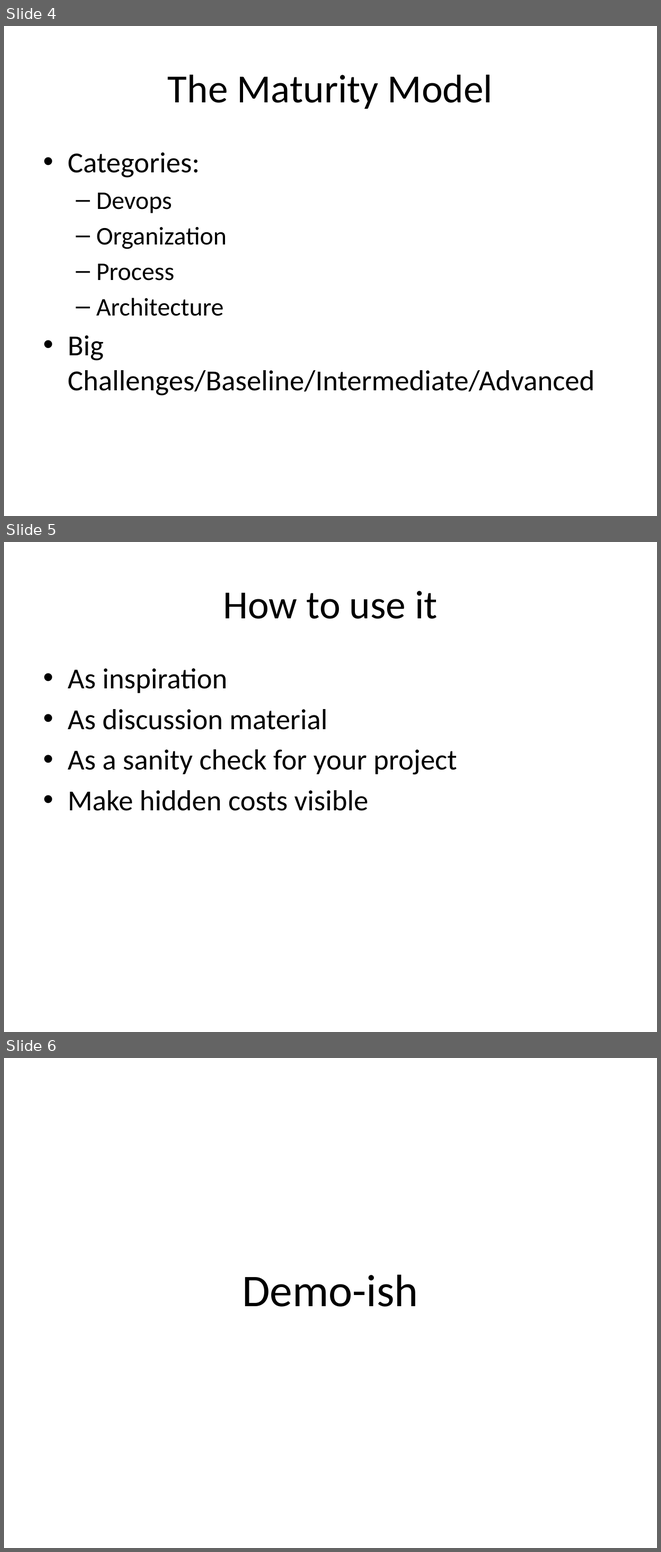
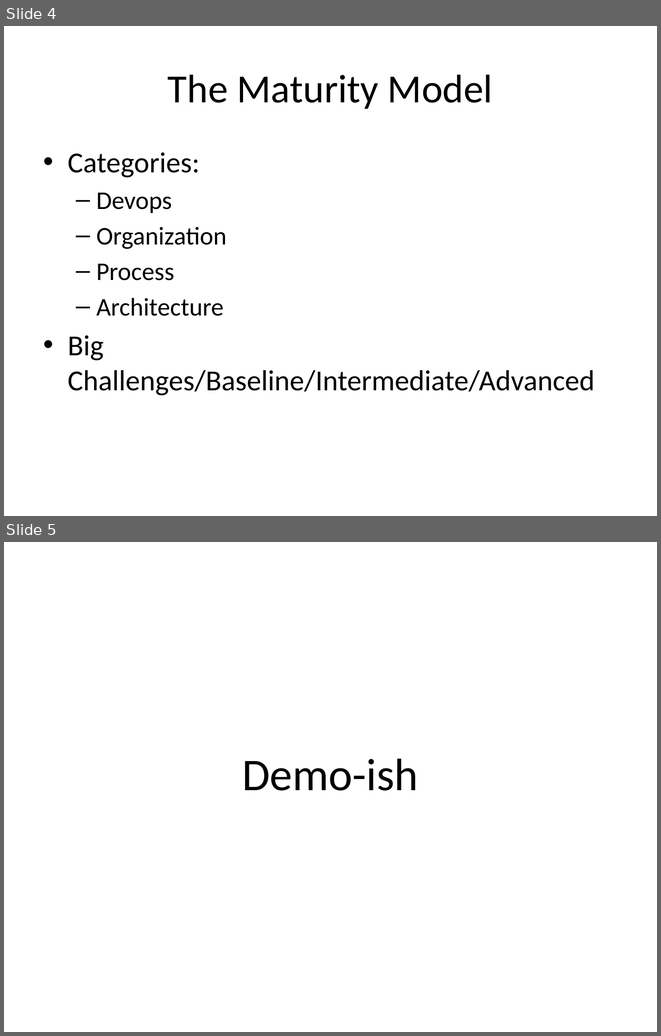
Before and after one commit to bekkopen/distributed-systems-maturity-model, a slide deck: presentation.pptx. Shown one above the other, each under a label of ours: slides 4, 5 and 6 before the commit, slides 4 and 5 after it. The pictures are 661x1552 and 661x1036 pixels, drawn with LibreOffice and Linux fonts; fonts in the diff are those of the drawing. Boxes give left, top, right and bottom in pixels: in the first picture for what was removed or moved away, otherwise in the second. Text is boxed around its words. In the diff, an @@ line names an element or a change of style, - is before the commit and + after.

Commit message:
Stuff

```diff
--- a/presentation.pptx
+++ b/presentation.pptx
@@ slide 5 removed at box(4, 542, 657, 1032), background #FFFFFF @@
@@ title removed at box(223, 591, 437, 619) @@
-How to use it
@@ text removed at box(68, 668, 457, 811) @@
-• As inspiration
-• As discussion material
-• As a sanity check for your project
-• Make hidden costs visible
@@ what was slide 6 is now slide 5 @@
```
